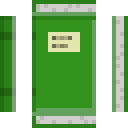
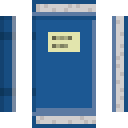
The second 128×128 image is a revision of the first. Changes to its layers:
added layer "book blue" above "book green" over bbox(0, 0, 128, 128)
renamed "Hintergrund" to "book green", hid it over bbox(0, 0, 128, 128)
